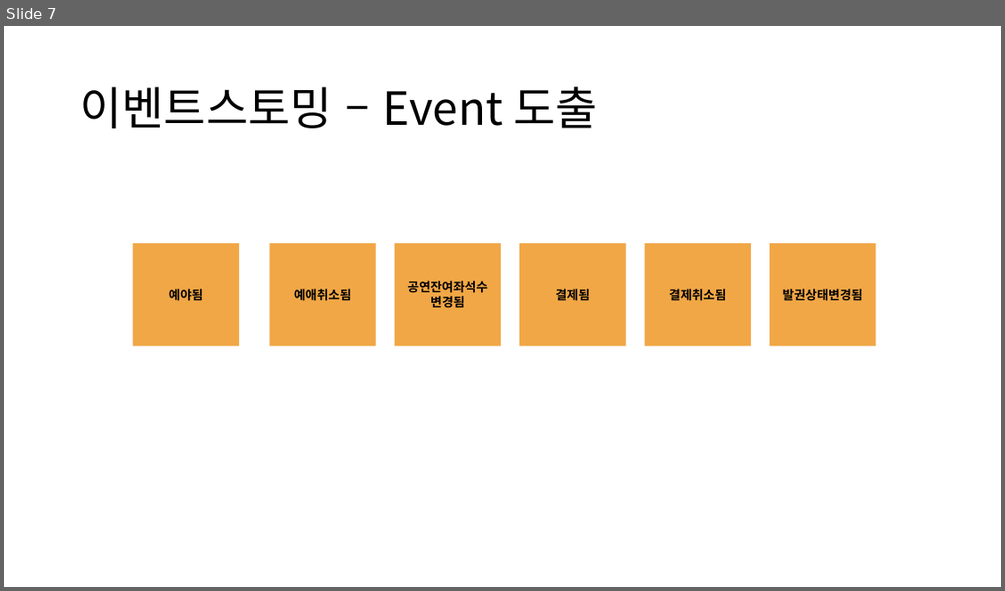
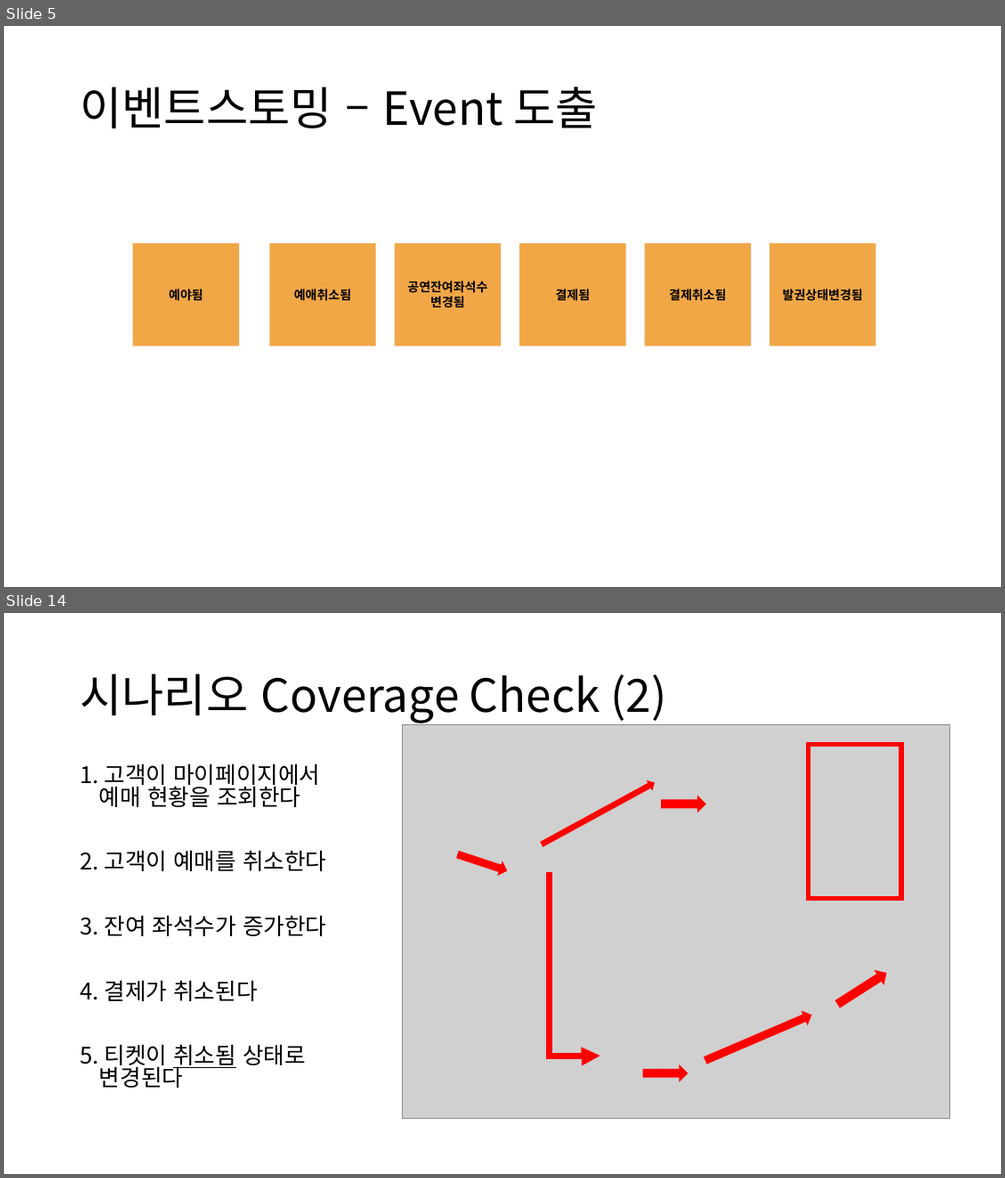
Before and after one commit to rudal13/teamBooking, a slide deck: 실무테스트 sheet.pptx. Shown one above the other, each under a label of ours: slide 7 before the commit, slides 5 and 14 after it; the slides between them are not shown. The pictures are 1005x591 and 1005x1178 pixels, drawn with LibreOffice and Linux fonts; fonts in the diff are those of the drawing; grey boxes stand for pictures. Boxes give left, top, right and bottom in pixels: in the first picture for what was removed or moved away, otherwise in the second. Text is boxed around its words. In the diff, an @@ line names an element or a change of style, - is before the commit and + after.

```diff
--- a/실무테스트 sheet.pptx
+++ b/실무테스트 sheet.pptx
@@ slide 14 added at [4,613,1001,1174], background #FFFFFF @@
@@ title added at [80,674,666,723], 44 pt, text #000000 @@
+시나리오 Coverage Check (2)
@@ picture added at [403,724,950,1118] @@
@@ rectangle added at [809,745,902,899], outline #FF0000 4.5 pt @@
@@ text added at [80,763,326,1087], 22 pt, text #000000 @@
+1. 고객이 마이페이지에서
+예매 현황을 조회한다
+2. 고객이 예매를 취소한다
+3. 잔여 좌석수가 증가한다
+4. 결제가 취소된다
+5. 티켓이 취소됨 상태로
+변경된다
@@ right arrow added at [538,778,657,850], fill #FF0000 @@
@@ right arrow added at [662,795,706,812], fill #FF0000 @@
@@ right arrow added at [455,847,510,878], fill #FF0000 @@
@@ elbow arrow added from (550, 872) to (600, 1055), #FF0000 6 pt @@
@@ right arrow added at [833,965,891,1012], fill #FF0000 @@
@@ right arrow added at [702,1007,815,1068], fill #FF0000 @@
@@ right arrow added at [643,1064,688,1082], fill #FF0000 @@
@@ what was slide 7 is now slide 5 @@
```
Also in this commit, not shown: 7 slides changed, 6 other slides added, 16 slides removed.
